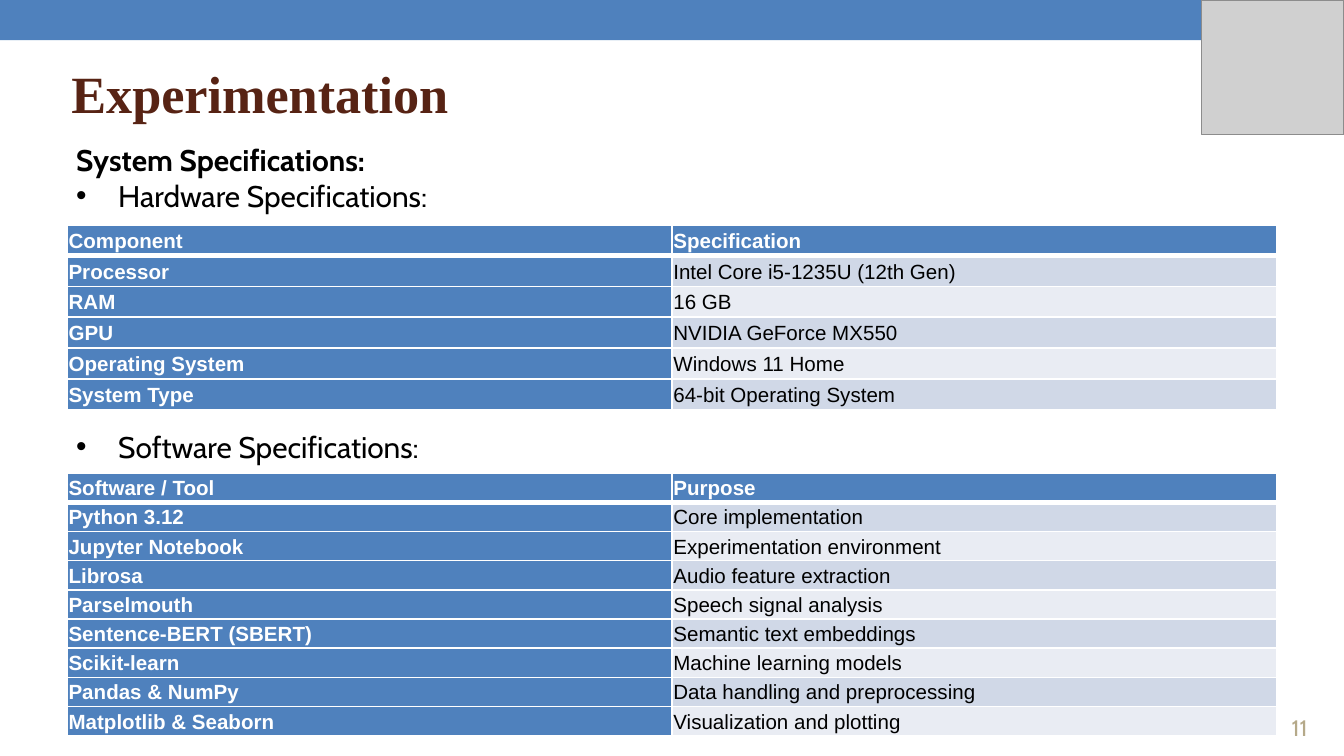
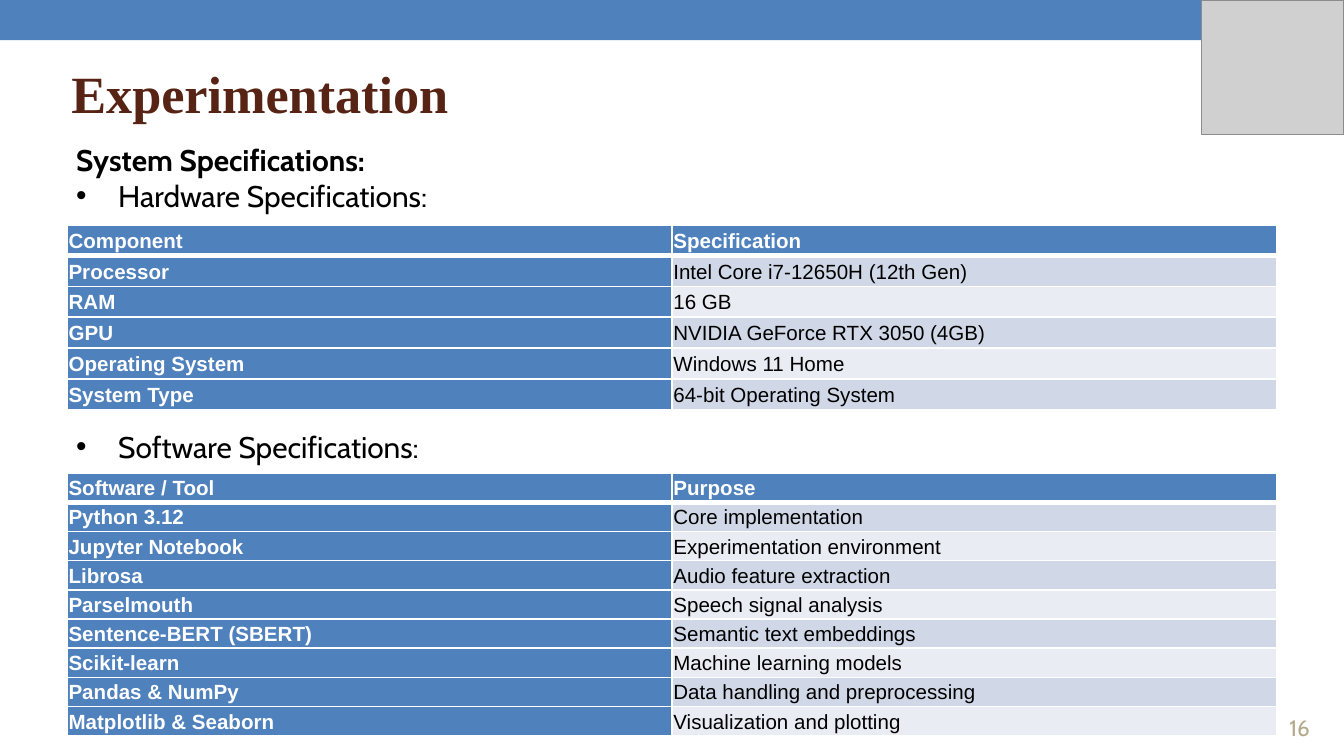
Before and after one commit to AuRa123456/mental-health-fyrp, a slide deck: slide 16 of FRP Documents/FYRP End-term Presentation PPT.pptx (slide 11 before the commit). Drawn at 1344x756 pixels with LibreOffice and Linux fonts; fonts in the diff are those of the drawing; grey boxes stand for pictures. Boxes give left, top, right and bottom in pixels: in the first picture for what was removed or moved away, otherwise in the second. Text is boxed around its words. In the diff, an @@ line names an element or a change of style, - is before the commit and + after.

```diff
--- a/FRP Documents/FYRP End-term Presentation PPT.pptx
+++ b/FRP Documents/FYRP End-term Presentation PPT.pptx
@@ table at (67, 224, 1277, 410) @@
-row 2, column 2: Intel Core i5-1235U (12th Gen)
+row 2, column 2: Intel Core i7-12650H (12th Gen)
-row 4, column 2: NVIDIA GeForce MX550
+row 4, column 2: NVIDIA GeForce RTX 3050 (4GB)
@@ page number at (1289, 720, 1310, 736): text changed @@
-11
+16
```
Also in this commit, not shown: 5 other slides changed, 5 slides added.
